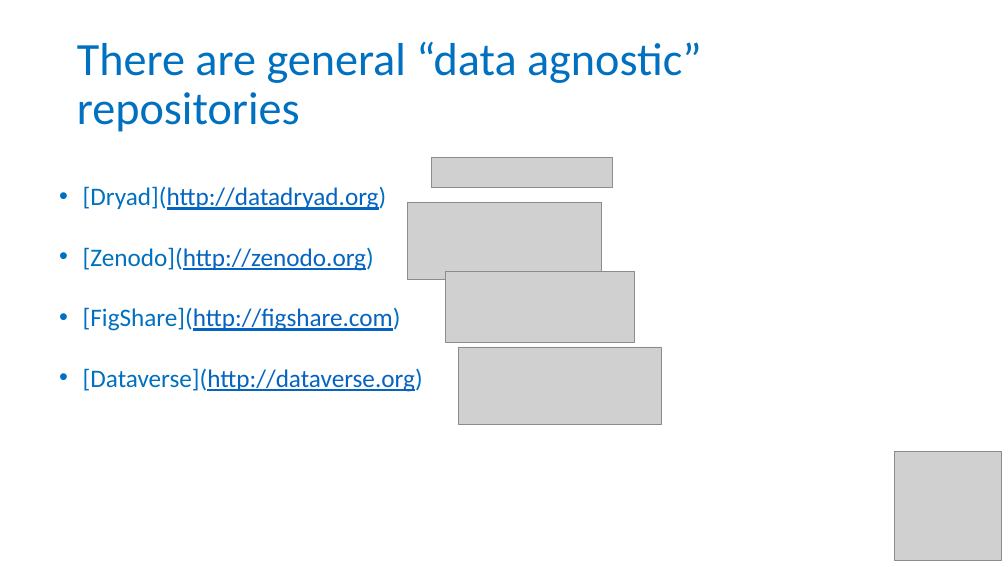
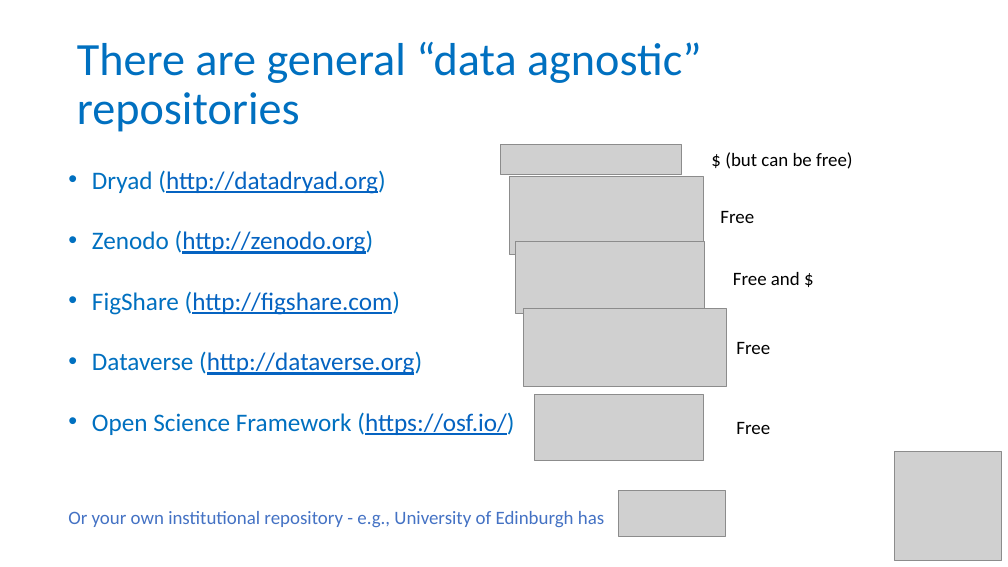
Before and after one commit to tzielins/private-fair-for-busy-biologists, a slide deck: slide 4 of instructors/06-Repositories_v3.1.pptx. Drawn at 1008x567 pixels with LibreOffice and Linux fonts; fonts in the diff are those of the drawing; grey boxes stand for pictures; background and template pictures are left out. Boxes give left, top, right and bottom in pixels: in the first picture for what was removed or moved away, otherwise in the second. Text is boxed around its words. In the diff, an @@ line names an element or a change of style, - is before the commit and + after.

Commit message:
added OSF and fixed typos

```diff
--- a/instructors/06-Repositories_v3.1.pptx
+++ b/instructors/06-Repositories_v3.1.pptx
@@ picture: place and size @@
-picture at [432,157,613,188]
+picture at [501,144,682,175]
@@ text at [92,170,514,435]: text changed @@
-• [Dryad](http://datadryad.org)
-• [Zenodo](http://zenodo.org)
-• [FigShare](http://figshare.com)
-• [Dataverse](http://dataverse.org)
+• Dryad (http://datadryad.org)
+• Zenodo (http://zenodo.org)
+• FigShare (http://figshare.com)
+• Dataverse (http://dataverse.org)
+• Open Science Framework (https://osf.io/)
@@ picture: place and size @@
-picture at [407,202,601,280]
+picture at [510,177,704,255]
@@ text added at [725,152,853,169], 18 pt, text #000000 @@
+$ (but can be free)
@@ text added at [720,211,754,223], 18 pt, text #000000 @@
+Free
@@ picture: place and size @@
-picture at [445,271,634,343]
+picture at [516,242,705,313]
@@ text added at [733,272,800,285], 18 pt, text #000000 @@
+Free and $
@@ picture: place and size @@
-picture at [459,347,662,425]
+picture at [523,309,727,386]
@@ text added at [736,342,770,354], 18 pt, text #000000 @@
+Free
@@ picture added at [535,395,703,461] @@
@@ text added at [736,422,770,434], 18 pt, text #000000 @@
+Free
@@ picture added at [619,491,726,537] @@
@@ text added at [68,511,604,527], 18 pt, text #4472C4 @@
+Or your own institutional repository - e.g., University of Edinburgh has
```
Also in this commit, not shown: 4 other slides changed.
